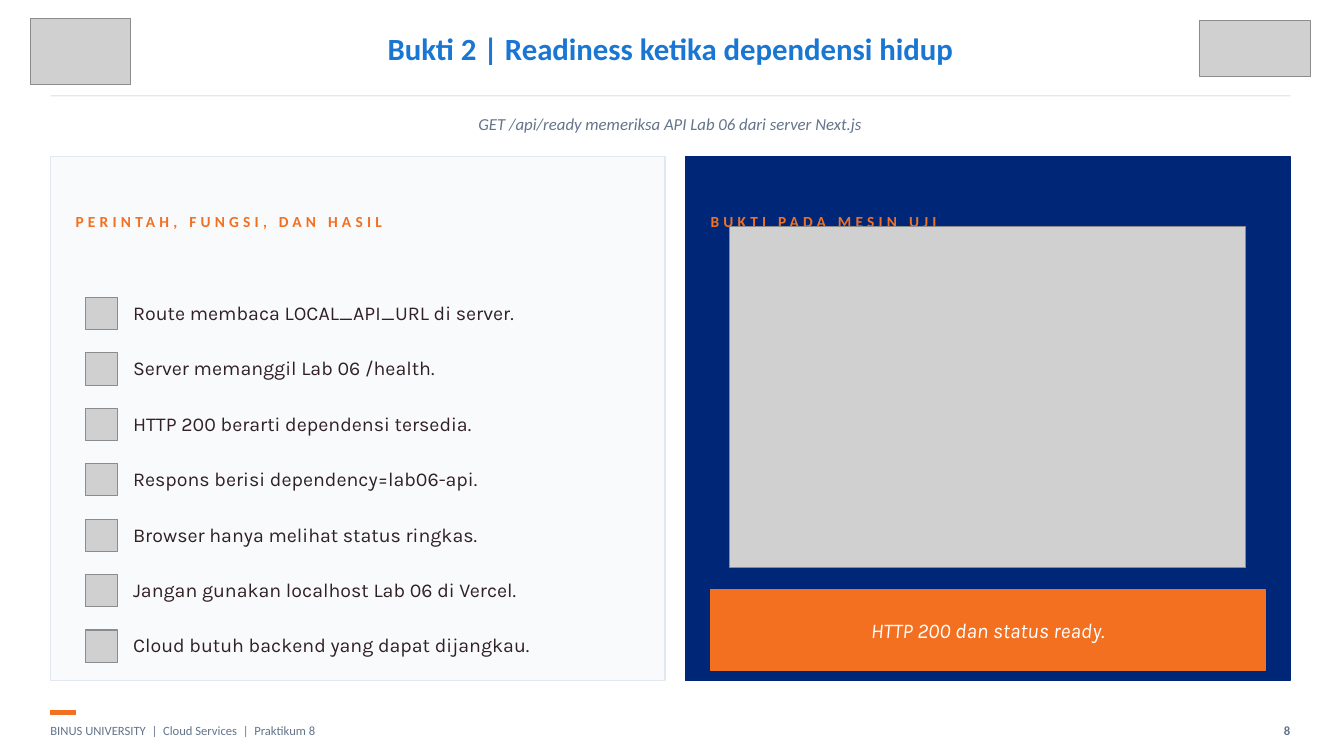
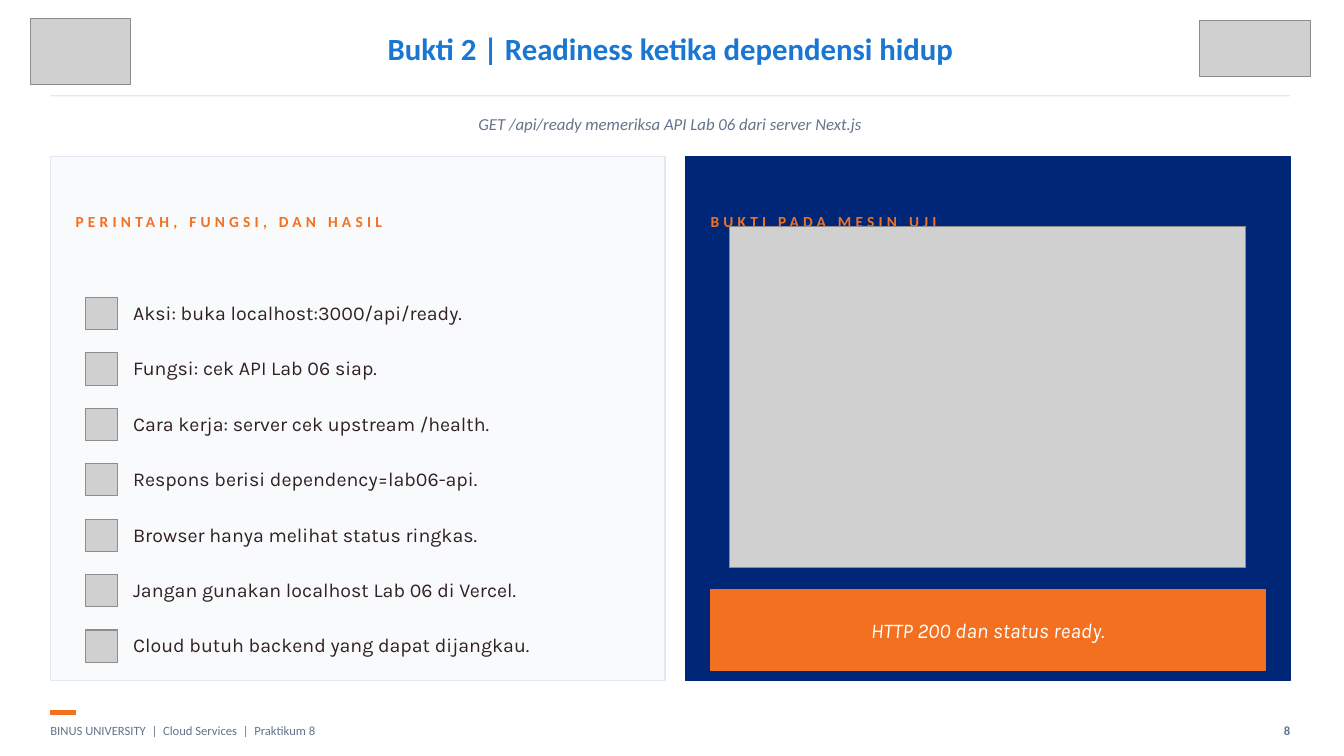
Before and after one commit to SeedFlora/meet8CloudService, a slide deck: slide 8 of slides/LAB08_Cloud_Notes_Nextjs_Bukti_Live.pptx. Drawn at 1344x756 pixels with LibreOffice and Linux fonts; fonts in the diff are those of the drawing; grey boxes stand for pictures. Boxes give left, top, right and bottom in pixels: in the first picture for what was removed or moved away, otherwise in the second. Text is boxed around its words. In the diff, an @@ line names an element or a change of style, - is before the commit and + after.

```diff
--- a/slides/LAB08_Cloud_Notes_Nextjs_Bukti_Live.pptx
+++ b/slides/LAB08_Cloud_Notes_Nextjs_Bukti_Live.pptx
@@ text at [133, 305, 462, 325]: text changed @@
-Route membaca LOCAL_API_URL di server.
+Aksi: buka localhost:3000/api/ready.
@@ text at [133, 361, 377, 380]: text changed @@
-Server memanggil Lab 06 /health.
+Fungsi: cek API Lab 06 siap.
@@ text at [133, 416, 489, 436]: text changed @@
-HTTP 200 berarti dependensi tersedia.
+Cara kerja: server cek upstream /health.
```
Also in this commit, not shown: 4 other slides changed.
